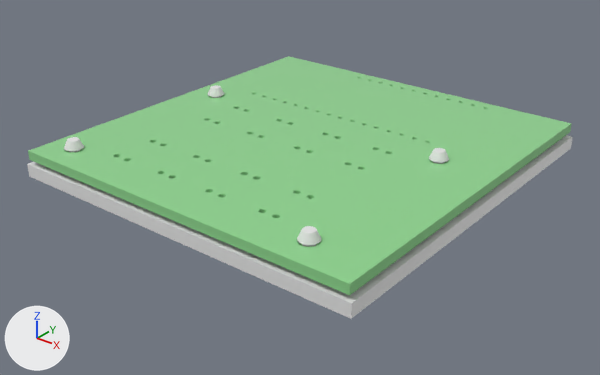
The Blender file design/pcb/mount.blend, before and after one commit.
Camera for both pictures: a 50 mm camera at (0.0793, -0.1019, 0.0538) aimed at (0.0007, -0.0036, -0.0071). The axes (+X, +Y, +Z) are drawn at lower left. The lights are the same throughout.
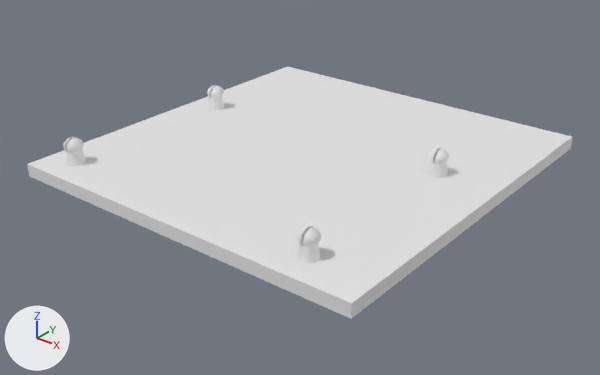
ob_cutout is not drawn itself; it is used by a modifier of ob_cylinder.

Where the change shows, as pixel boxes [x1, y1, x2, y2] in the pictures (600 x 375 px):
'gamepad', deleted (green): before [28, 56, 572, 295]
'Cylinder', reshaped (10% taller): before [64, 85, 449, 247]; after [63, 85, 449, 263]
'Cube', unchanged, uncovered by the edit: before [27, 135, 573, 319]; after [27, 66, 573, 319]

Diff of the bpy script that builds the scene:
```diff
--- a/design/pcb/mount.blend.py
+++ b/design/pcb/mount.blend.py
@@ ob_gamepad @@
-ob_gamepad = bpy.data.objects.new('gamepad', me_gamepad)
-ob_gamepad.location = (0.0, 0.0, 0.0)
-ob_gamepad.rotation_euler = (1.571, 0.0, 1.571)  # degrees (90, 0, 90)
-ob_gamepad.scale = (0.001, 0.001, 0.001)
@@ ob_cutout @@
+ob_cutout = bpy.data.objects.new('cutout', me_cube_001.copy())  # the mesh of ob_cube
+ob_cutout.location = (0.0216, 0.00505, 0.00252)
+ob_cutout.scale = (0.0215, 0.176, 0.176)
+ob_cutout.hide_set(True)
```
